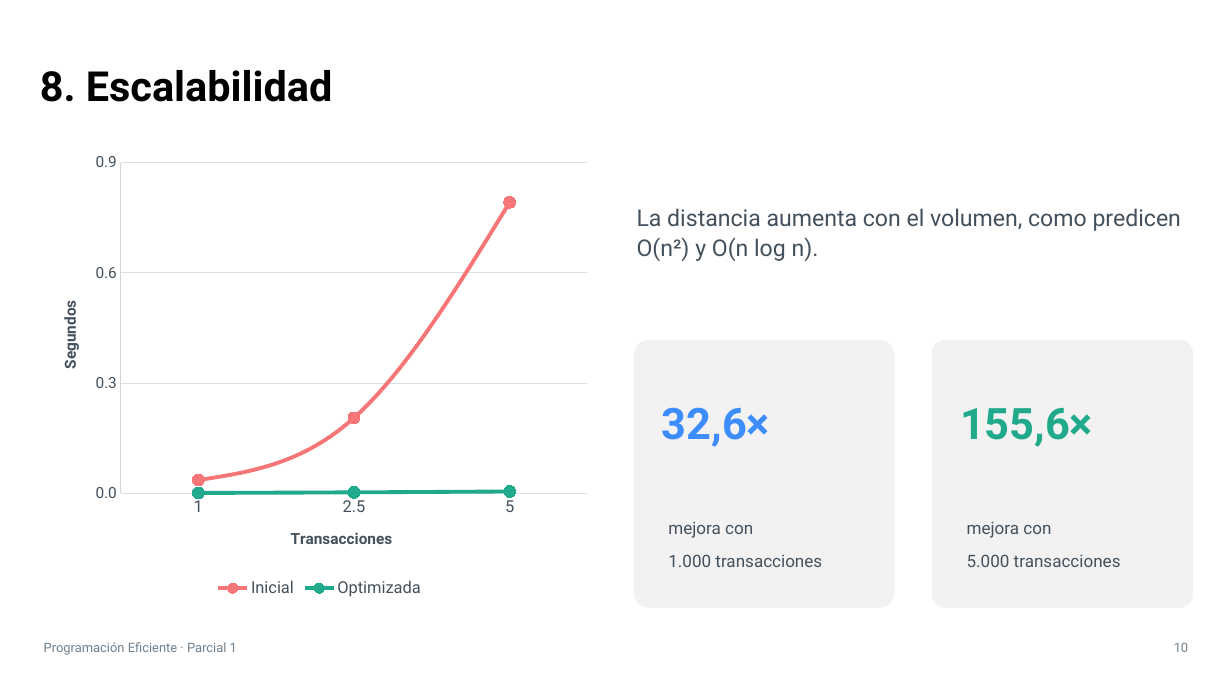
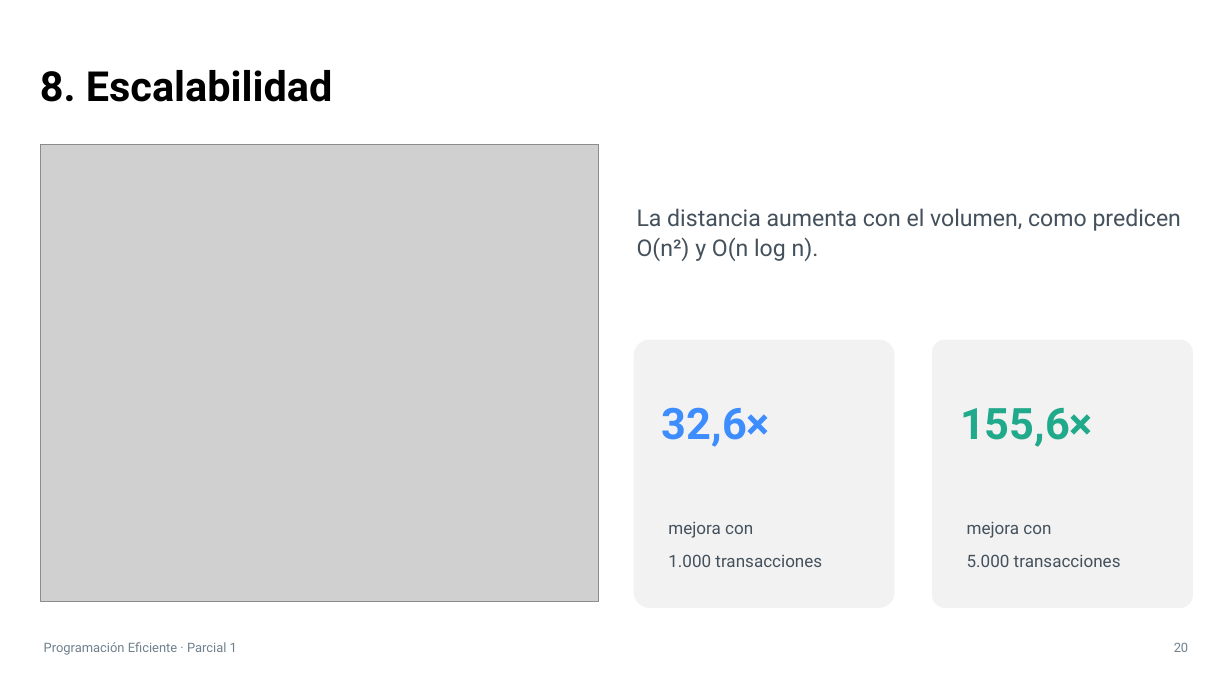
Before and after one commit to Alesso-Chiavarino/PE, a slide deck: slide 20 of parcial_1/presentacion/Parcial-1-Programacion-Eficiente.pptx (slide 10 before the commit). Drawn at 1232x693 pixels with LibreOffice and Linux fonts; fonts in the diff are those of the drawing; grey boxes stand for pictures. Boxes give left, top, right and bottom in pixels: in the first picture for what was removed or moved away, otherwise in the second. Text is boxed around its words. In the diff, an @@ line names an element or a change of style, - is before the commit and + after.

```diff
--- a/parcial_1/presentacion/Parcial-1-Programacion-Eficiente.pptx
+++ b/parcial_1/presentacion/Parcial-1-Programacion-Eficiente.pptx
@@ line chart removed at <box>41,144,599,602</box> @@
-categories: 1.000, 2.500, 5.000
-Inicial: 0.04, 0.21, 0.79
-Optimizada: 0, 0, 0.01
@@ picture added at <box>41,144,599,602</box> @@
@@ page number at <box>1174,642,1189,652</box>: text changed @@
-10
+20
```
Also in this commit, not shown: 11 other slides changed, 10 slides added, 1 other file.
